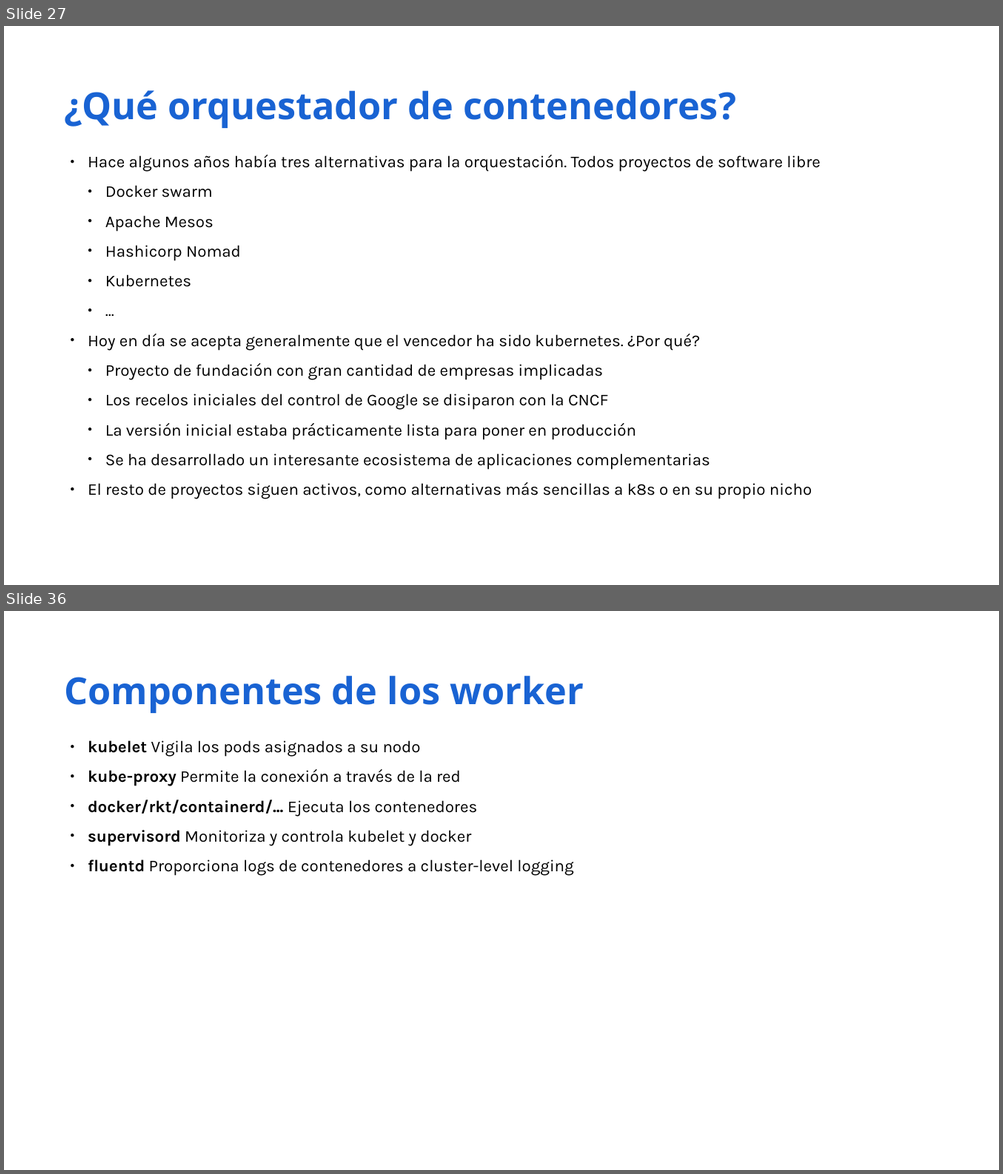
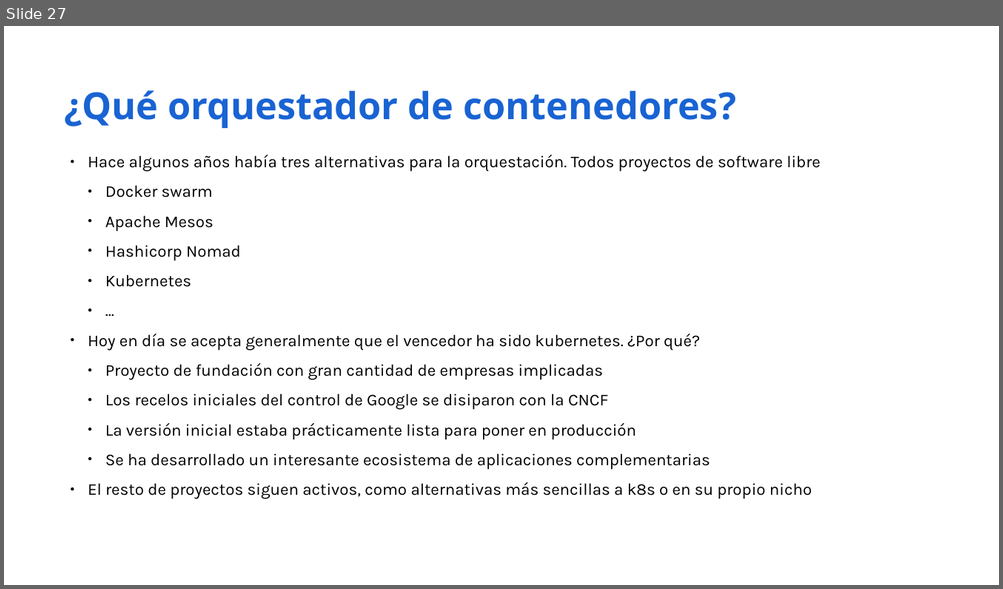
Before and after one commit to iesgn/kubernetes-storm, a slide deck: unidad1/presentacion_unidad1.odp. Shown one above the other, each under a label of ours: slides 27 and 36 before the commit, slide 27 after it; the slides between them are not shown. The pictures are 1003x1174 and 1003x589 pixels, drawn with LibreOffice and Linux fonts; fonts in the diff are those of the drawing. Boxes give left, top, right and bottom in pixels: in the first picture for what was removed or moved away, otherwise in the second. Text is boxed around its words. In the diff, an @@ line names an element or a change of style, - is before the commit and + after.

```diff
--- a/unidad1/presentacion_unidad1.odp
+++ b/unidad1/presentacion_unidad1.odp
@@ slide 36 removed at [4,611,999,1170], background #FFFFFF @@
@@ text removed at [64,675,583,713] @@
-Componentes de los worker
@@ text removed at [88,741,573,876] @@
-● kubelet Vigila los pods asignados a su nodo
-● kube-proxy Permite la conexión a través de la red
-● docker/rkt/containerd/... Ejecuta los contenedores
-● supervisord Monitoriza y controla kubelet y docker
-● fluentd Proporciona logs de contenedores a cluster-level logging
```
Also in this commit, not shown: 2 slides changed, 12 other slides removed, 42 other files.
